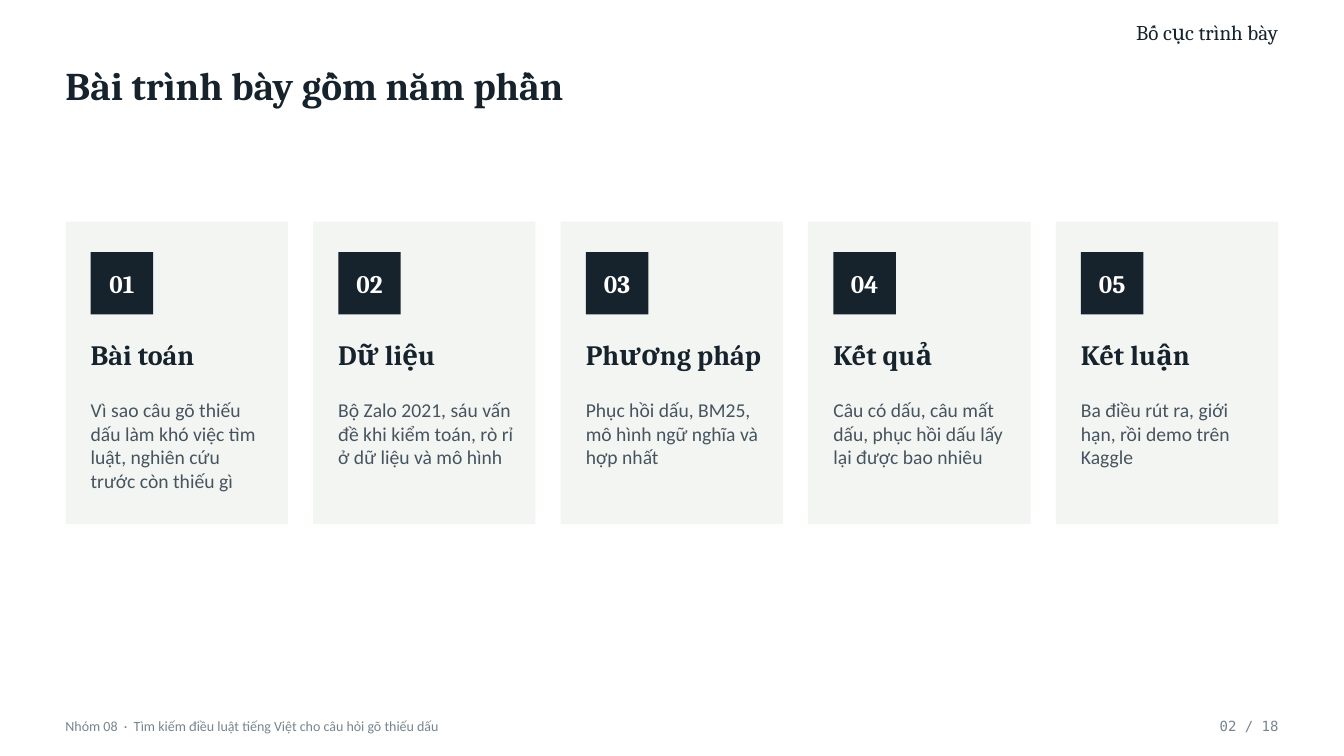
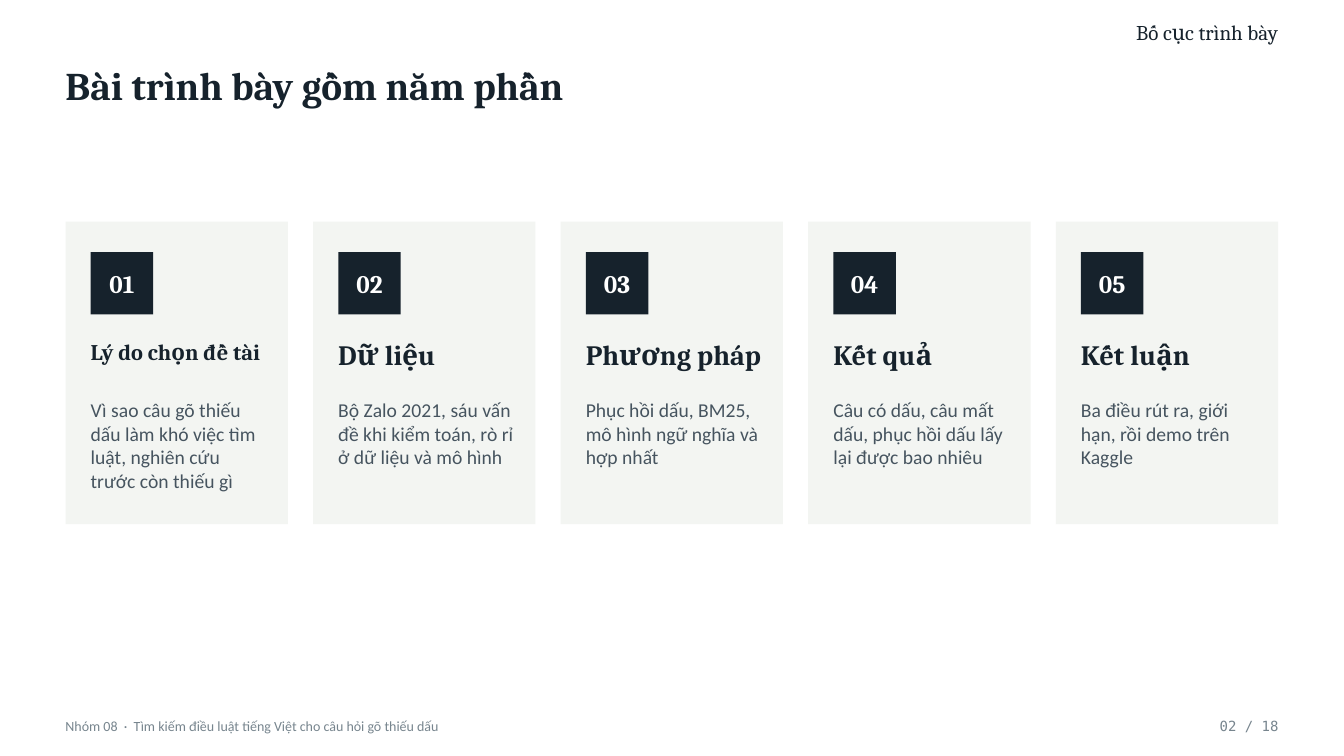
Before and after one commit to Messiac24/vietnamese-legal-retrieval-khong-dau, a slide deck: slide 2 of docs/slides/Nhom08_XLNNTN_BaoCao.pptx. Drawn at 1344x756 pixels with LibreOffice and Linux fonts; fonts in the diff are those of the drawing. Boxes give left, top, right and bottom in pixels: in the first picture for what was removed or moved away, otherwise in the second. Text is boxed around its words. In the diff, an @@ line names an element or a change of style, - is before the commit and + after.

```diff
--- a/docs/slides/Nhom08_XLNNTN_BaoCao.pptx
+++ b/docs/slides/Nhom08_XLNNTN_BaoCao.pptx
@@ text at box(91, 344, 260, 365): text changed; size 20 to 16 pt @@
-Bài toán
+Lý do chọn đề tài
```
Also in this commit, not shown: 3 other slides changed.
